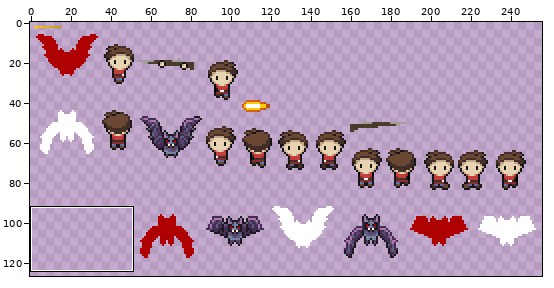
File history of a sprite sheet, assets/pls_survivor.png. Above, an overview of the earlier version with the close-up marked.
Close-up. First the earlier version:
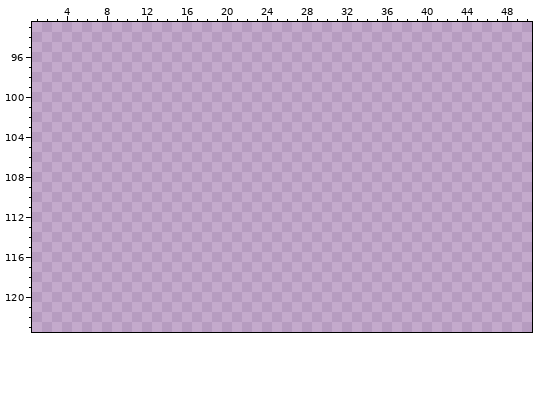
The file is 256x128 pixels. Pixels under 10% opacity are left out. Colours within 5 levels of each other are drawn and written as one. Shown: x 1..50, y 93..123. The old version is drawn lined up with the new one. The wide view leaves out empty margins. The commit also changed other parts of the picture, which this record leaves out.
Palette (. is transparent): 
New version:
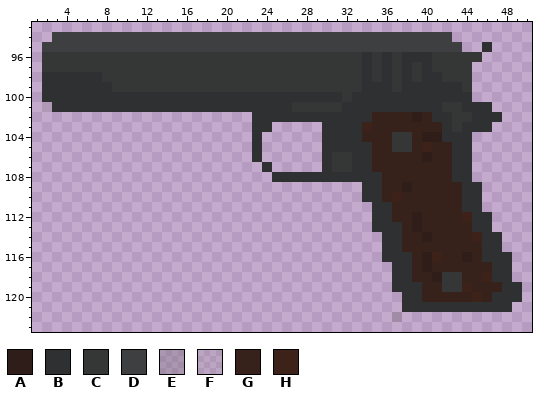
Colours new in this view: A #2e1d18  B #2e3032  C #353737  D #3d3f40  E #625e5c43  F #88817e21  G #36211b  H #3d221a
Changes in this commit:
{"change": "drawings rearranged on the sheet (the old picture shows each at its new place)"}
{"y":94,"x":3,"old":"........................................","new":"DDDDDDDDDDDDDDDDDDDDDDDDDDDDDDDDDDDDDDDD"}
{"y":95,"x":2,"old":"..........................................","new":"DDDDDDDDDDDDDDDDDDDDDDDDDDDDDDDDDDDDDDDDDD"}
{"y":95,"x":46,"old":".","new":"B"}
{"y":96,"x":2,"old":"............................................","new":"CCCCCCCCCCCCCCCCCCCCCCCCCCCCCCCCBCBCBBBCCCCC"}
{"y":97,"x":2,"old":"...........................................","new":"CCCCCCCCCCCCCCCCCCCCCCCCCCCCCCCCBCBCBCBCCCC"}
{"y":98,"x":2,"old":"...........................................","new":"BBBBBBCCCCCCCCCCCCCCCCCCCCCCCCCCBCBCBCBBCCC"}
{"y":99,"x":2,"old":"...........................................","new":"BBBBBBBCCCCCCCCCCCCCCCCCCCCCCCCCBBBCBBBBBBC"}
{"y":100,"x":2,"old":"...........................................","new":"BBBBBBBBBBBBBBBBBBBBBBBBBBBBBBCBBBBBBBBBBBB"}
{"y":101,"x":2,"old":".............................................","new":"FBBBBBBBBBBBBBBBBBBBBBBBBCCCCCBBBBBBBBBBCCBBB"}
{"y":102,"x":23,"old":".........................","new":"BBBBBBBBBBBBGGGGAGBBCCBBB"}
{"y":103,"x":23,"old":"..","new":"BB"}
{"y":103,"x":30,"old":".................","new":"BBBBHGGGGGGGBCBBB"}
{"y":104,"x":23,"old":".","new":"B"}
{"y":104,"x":30,"old":"...............","new":"BBBBGGGCCGAABBB"}
{"y":105,"x":23,"old":".","new":"B"}
{"y":105,"x":30,"old":"...............","new":"BBBBBGGCCGHGGBB"}
{"y":106,"x":23,"old":".","new":"B"}
{"y":106,"x":30,"old":"...............","new":"BCCBBGGGGGAGGBB"}
{"y":107,"x":24,"old":".","new":"B"}
{"y":107,"x":30,"old":"...............","new":"BCCBBGGGGGGGGBB"}
{"y":108,"x":25,"old":"....................","new":"BBBBBBBBBBBGGGGGGGBB"}
{"y":109,"x":34,"old":"............","new":"BBGGAGGGGGBB"}
{"y":110,"x":34,"old":"............","new":"BBGHGGGGGGBB"}
{"y":111,"x":35,"old":"...........","new":"BBGGGGGGGBB"}
{"y":112,"x":35,"old":"............","new":"BBGGAGGGGHBB"}
{"y":113,"x":35,"old":"............","new":"BBBGAGGGGGBB"}
{"y":114,"x":36,"old":"............","new":"BBGGAGGGGHBB"}
{"y":115,"x":36,"old":"............","new":"BBGGGGGGGGBB"}
{"y":116,"x":36,"old":".............","new":"BBBGAHGGAGBBB"}
{"y":117,"x":37,"old":"............","new":"BBGAGGGGGGBB"}
{"y":118,"x":37,"old":"............","new":"BBGGACCGGHBB"}
{"y":119,"x":37,"old":".............","new":"BBBGGCCHGGGBB"}
{"y":120,"x":38,"old":"............","new":"BBGGGGGHGBBB"}
{"y":121,"x":38,"old":"...........","new":"BBBBBBBBBBB"}
{"y":122,"x":37,"old":".","new":"E"}
{"label":"added","picture_box":[42,32,522,322]}
